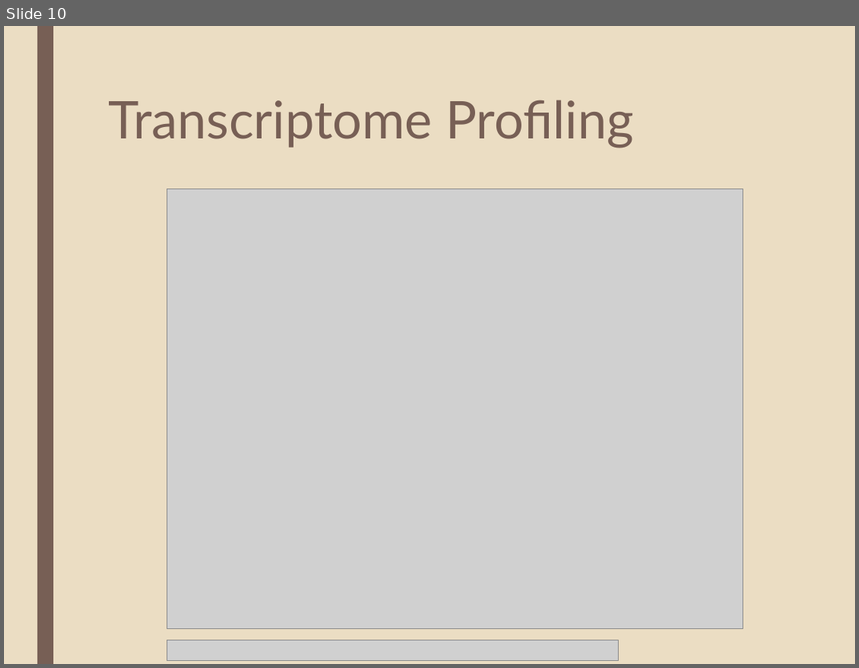
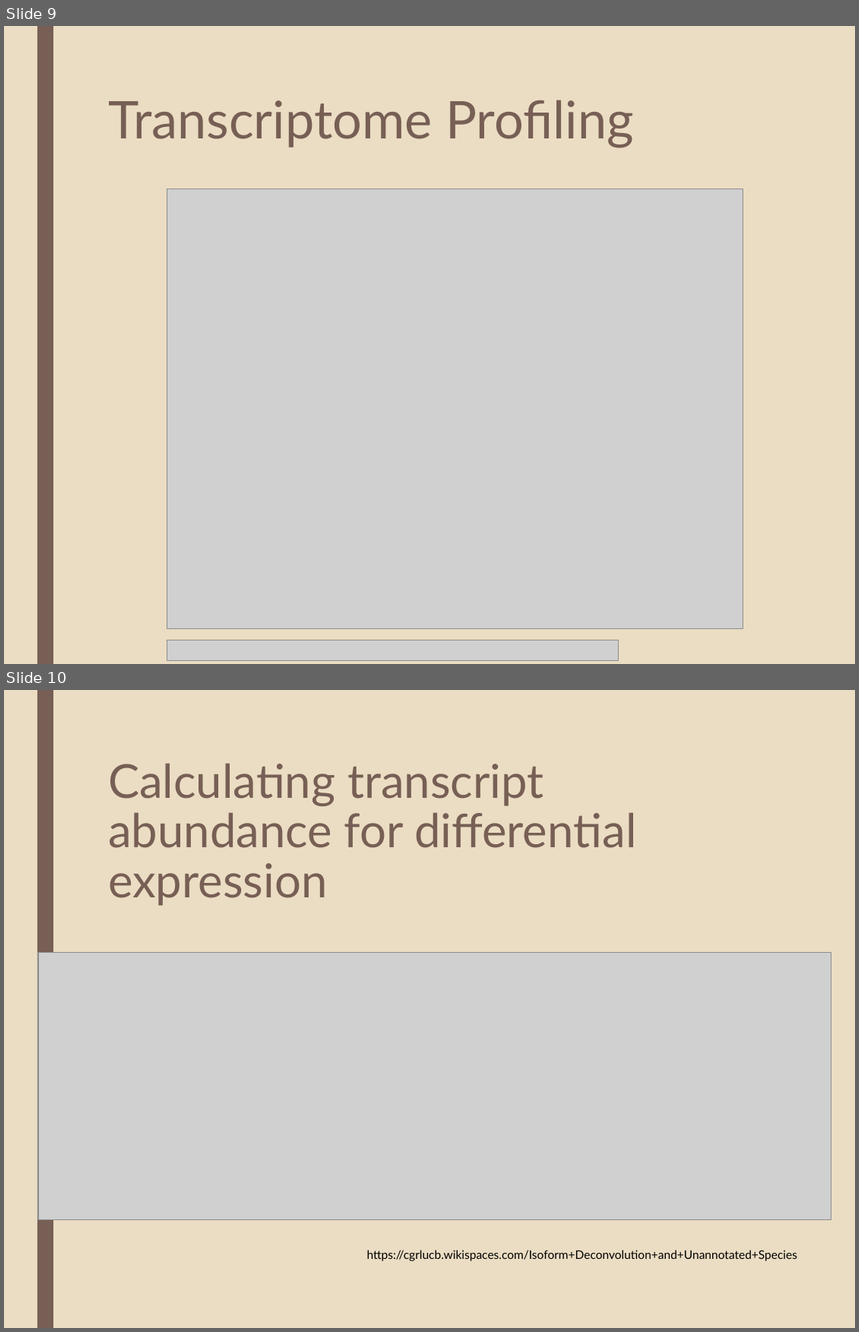
Before and after one commit to katholan/BCB546X-Spring2017_Valerin_final_project, a slide deck: asparagus.pptx. Shown one above the other, each under a label of ours: slide 10 before the commit, slides 9 and 10 after it. The pictures are 859x668 and 859x1332 pixels, drawn with LibreOffice and Linux fonts; fonts in the diff are those of the drawing; grey boxes stand for pictures. Boxes give left, top, right and bottom in pixels: in the first picture for what was removed or moved away, otherwise in the second. Text is boxed around its words. In the diff, an @@ line names an element or a change of style, - is before the commit and + after.

```diff
--- a/asparagus.pptx
+++ b/asparagus.pptx
@@ slide 10 added at bbox=[4, 690, 855, 1328], background #EBDDC3; not listed: 1 template element that a slide beside it also shows @@
@@ title added at bbox=[108, 763, 637, 906], 39.6 pt, text #775F55 @@
+Calculating transcript abundance for differential expression
@@ picture added at bbox=[38, 952, 832, 1220] @@
@@ text added at bbox=[367, 1250, 797, 1262], 10 pt, text #000000 @@
+https://cgrlucb.wikispaces.com/Isoform+Deconvolution+and+Unannotated+Species
@@ what was slide 10 is now slide 9 @@
```
Also in this commit, not shown: 2 slides changed, 3 other slides added, 2 slides removed.
